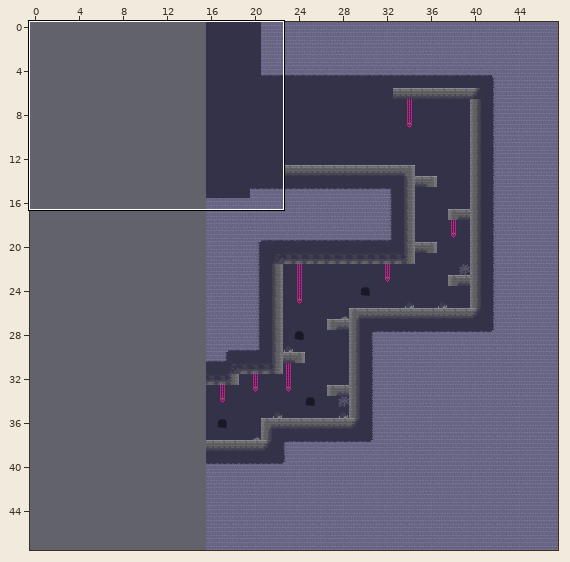
Two versions of a level (Tiled map, Assets/tower1.tmx). Above, an overview of the earlier version with the close-up marked.
Close-up. Before:
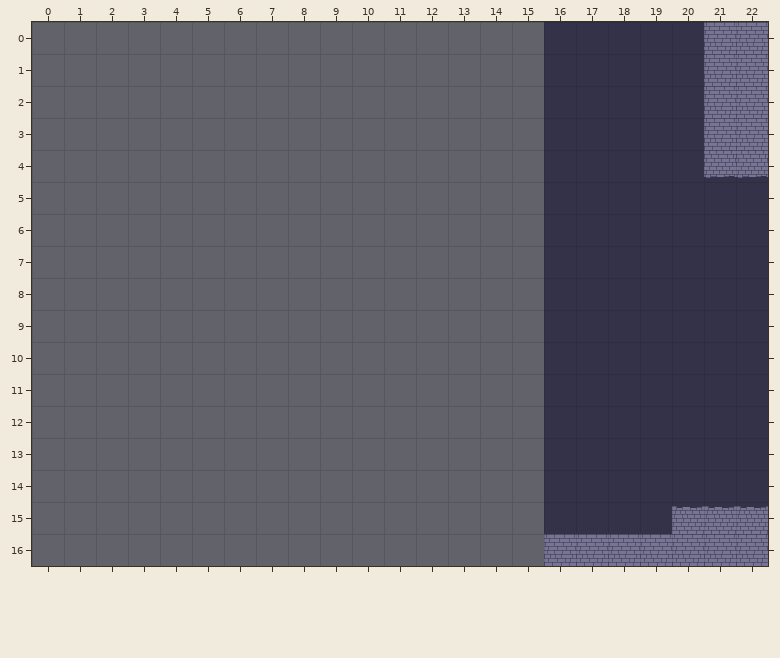
Cells are 64x64 px. Shown: x 0..22, y 0..16. The commit also changed other parts of the map, which this record leaves out. Tiles whose own drawing changed are shown in their newer look in all pictures. The old version is drawn lined up with the new one.
The same view after the edit:
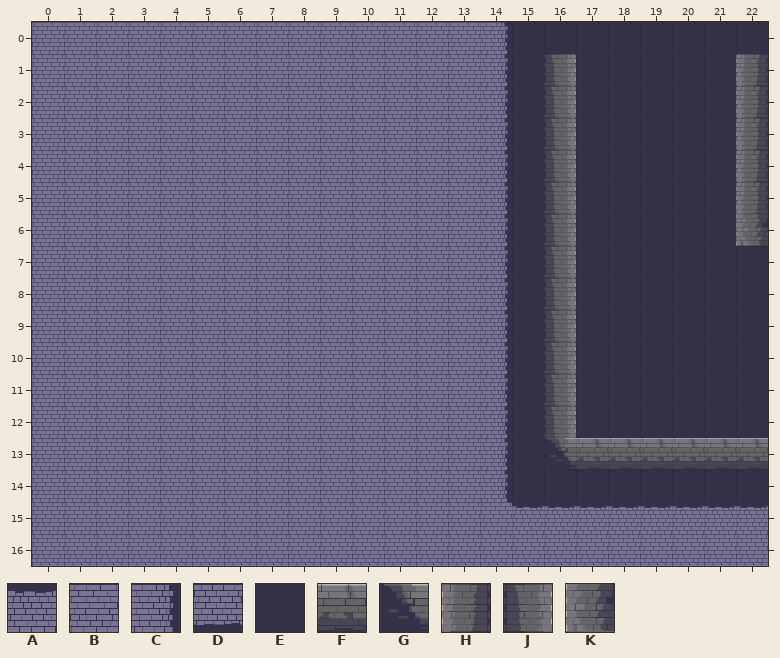
Key: from "Tower Game": A 1, B 9, C 10, D 17, E 24, F 26, G 35, H 40, J 44, K 57.
_ is an empty cell.
Edits made:
{"change": "map size 100x124 -> 48x48 cells (old content now starts at 16,0; both pictures use the new coordinates)"}
{"where": "layer \"Background\""}
{"y":0,"x":0,"old":"________________","new":"BBBBBBBBBBBBBBCE"}
{"y":0,"x":21,"old":"BB","new":"EE"}
{"y":1,"x":0,"old":"________________","new":"BBBBBBBBBBBBBBCE"}
{"y":1,"x":21,"old":"BB","new":"EE"}
{"y":2,"x":0,"old":"________________","new":"BBBBBBBBBBBBBBCE"}
{"y":2,"x":21,"old":"BB","new":"EE"}
{"y":3,"x":0,"old":"________________","new":"BBBBBBBBBBBBBBCE"}
{"y":3,"x":21,"old":"BB","new":"EE"}
{"y":4,"x":0,"old":"________________","new":"BBBBBBBBBBBBBBCE"}
{"y":4,"x":21,"old":"DD","new":"EE"}
{"y":5,"x":0,"old":"________________","new":"BBBBBBBBBBBBBBCE"}
{"y":6,"x":0,"old":"________________","new":"BBBBBBBBBBBBBBCE"}
{"y":7,"x":0,"old":"________________","new":"BBBBBBBBBBBBBBCE"}
{"y":8,"x":0,"old":"________________","new":"BBBBBBBBBBBBBBCE"}
{"y":9,"x":0,"old":"________________","new":"BBBBBBBBBBBBBBCE"}
{"y":10,"x":0,"old":"________________","new":"BBBBBBBBBBBBBBCE"}
{"y":11,"x":0,"old":"________________","new":"BBBBBBBBBBBBBBCE"}
{"y":12,"x":0,"old":"________________","new":"BBBBBBBBBBBBBBCE"}
{"y":13,"x":0,"old":"________________","new":"BBBBBBBBBBBBBBCE"}
{"y":14,"x":0,"old":"________________","new":"BBBBBBBBBBBBBBCE"}
{"y":15,"x":0,"old":"________________EEEE","new":"BBBBBBBBBBBBBBBAAAAA"}
{"y":16,"x":0,"old":"________________","new":"BBBBBBBBBBBBBBBB"}
{"where": "layer \"Ground\""}
{"y":1,"x":16,"old":"_","new":"J"}
{"y":1,"x":22,"old":"_","new":"H"}
{"y":2,"x":16,"old":"_","new":"J"}
{"y":2,"x":22,"old":"_","new":"H"}
{"y":3,"x":16,"old":"_","new":"J"}
{"y":3,"x":22,"old":"_","new":"H"}
{"y":4,"x":16,"old":"_","new":"J"}
{"y":4,"x":22,"old":"_","new":"H"}
{"y":5,"x":16,"old":"_","new":"J"}
{"y":5,"x":22,"old":"_","new":"H"}
{"y":6,"x":16,"old":"_","new":"J"}
{"y":6,"x":22,"old":"_","new":"K"}
{"y":7,"x":16,"old":"_","new":"J"}
{"y":8,"x":16,"old":"_","new":"J"}
{"y":9,"x":16,"old":"_","new":"J"}
{"y":10,"x":16,"old":"_","new":"J"}
{"y":11,"x":16,"old":"_","new":"J"}
{"y":12,"x":16,"old":"_","new":"J"}
{"y":13,"x":16,"old":"_______","new":"GFFFFFF"}
{"label":"changed","picture_box":[32,22,768,566]}
